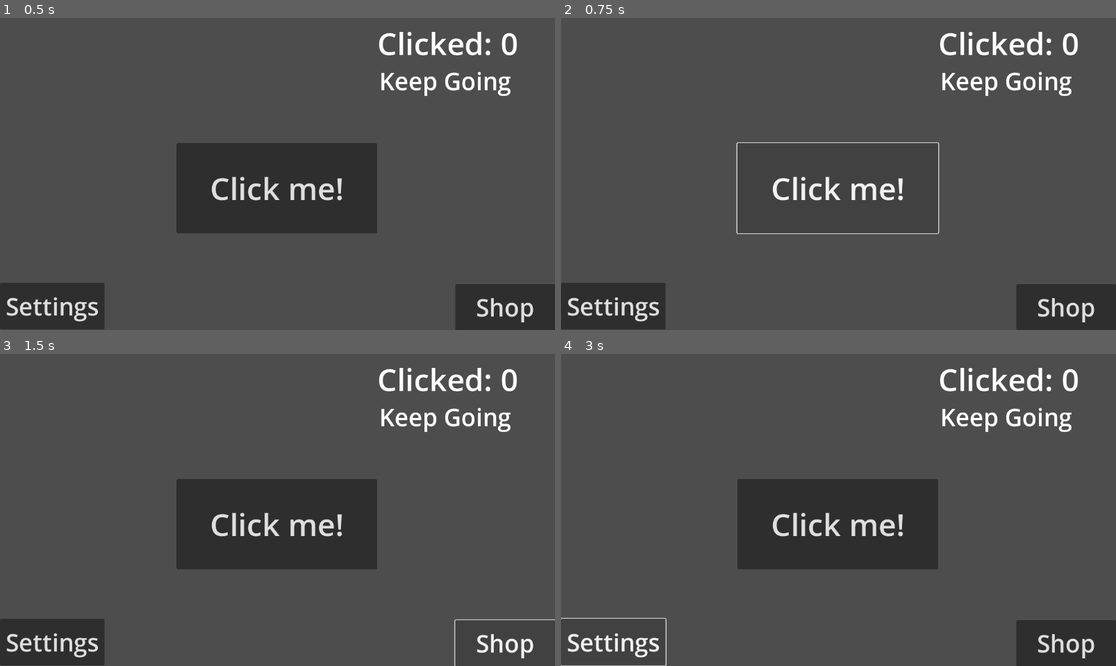
Above: before the commit, frames 1-4 (two rows, left to right).
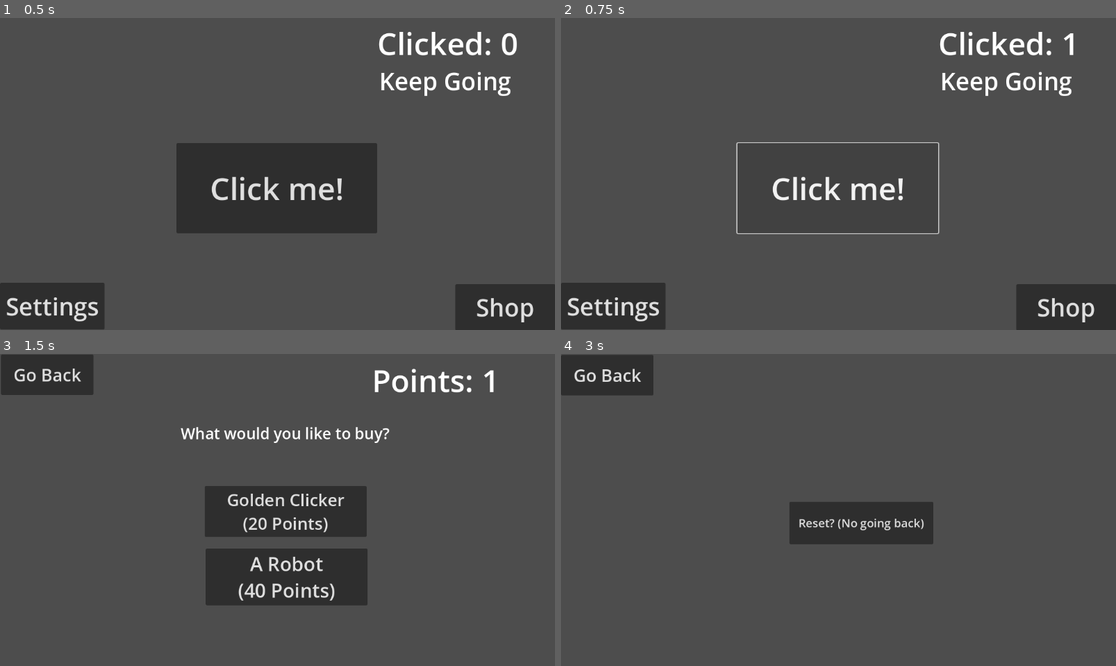
Above: after the commit, the same moments.

Repository: NotTacos2/interface-clicker
Game: Godot game, scene res://control.tscn
The game is run twice, just before and just after one commit, with the same random seed, the same clock (stepped at 60 frames per second) and the same inputs.
Inputs:
- Up to frame 1 (0.5 s): no input
- Up to frame 2 (0.75 s): click "Click me!" at 0.5 s
- Up to frame 3 (1.5 s): click "Shop" at 1.25 s
- Up to frame 4 (3 s): click "Click me!" (after the commit: "Go Back") at 2 s; click "Settings" at 2.75 s

Frame 1 is identical in both runs. In frame 2, 0.1% of the frame differs, in the area x 90-94%, y 4-13%; in frame 3, 16%, in the area x 0-100%, y 0-100%; in frame 4, 14%.
Error before the commit: Parse Error: Used space character for indentation instead of tab as used before in the file. (res://control.gd:15)

Commit message:
today's work

Diff:
--- a/control.gd
+++ b/control.gd
@@ -2,6 +2,8 @@
 var config = ConfigFile.new()
 var amount = 0
 var item = 0
+var robot = 0
+var time = 0
 
 # Called when the node enters the scene tree for the first time.
 func _ready() -> void:
@@ -13,7 +15,9 @@
 	if save == OK:
 		amount = config.get_value("player", "score")
 		item = config.get_value("player", "golditem")
-    if amount >= 100:
+		robot = config.get_value("player", "robot")
+
+	if amount >= 100:
 		$Label3.text = "ooo 100"
 	if amount >= 200:
 		$Label3.text = "200 nice"
@@ -21,10 +25,13 @@
 		$Label3.text = "wow 300"
 	$Label2.text = "Clicked: " + str(amount);
 
+
 func _buttonpressed():
 	amount += 1
 	if item == 1:
 		amount += 1
+	if item == 2:
+		amount += 2
 	$Label2.text = "Clicked: " + str(amount);
 	config.set_value("player", "score", amount)
 	config.save("user://clicker.cfg")
@@ -32,9 +39,8 @@
 		$Label3.text = "ooo 100"
 	if amount == 200:
 		$Label3.text = "200 nice"
-    if amount == 300:
+	if amount == 300:
 		$Label3.text = "wow 300"
-
 func _button2pressed():
 	get_tree().change_scene_to_file("res://shop.tscn")
 
--- a/settings.gd
+++ b/settings.gd
@@ -13,4 +13,5 @@
 func _reset():
 	config.set_value("player", "score", 0)
 	config.set_value("player", "golditem", 0)
+	config.set_value("player", "robot", 0)
 	config.save("user://clicker.cfg")
--- a/shop.gd
+++ b/shop.gd
@@ -3,14 +3,20 @@
 var config = ConfigFile.new()
 var amount = 0
 var newamount = 0
+var item = 0
 
 # Called when the node enters the scene tree for the first time.
 func _ready() -> void:
 	var save = config.load("user://clicker.cfg")
 	if save == OK:
 		amount = config.get_value("player", "score")
+		item = config.get_value("player", "golditem")
+	if item == 1:
+		$Button2.text = "Golden Clicker V2
+		                (40 Points)"
 	$Button.pressed.connect(_goback)
 	$Button2.pressed.connect(_buygolden)
+	$Button3.pressed.connect(_buyrobot)
 	$Label2.text = "Points: " + str(amount)
 
 func _goback():
@@ -20,11 +26,37 @@
 	var save = config.load("user://clicker.cfg")
 	if save == OK:
 		amount = config.get_value("player", "score")
-    if amount < 20:
+		item = config.get_value("player", "golditem")
+	if item == 2:
+		$Button2.text = "You already have too much"
+		return
+	if item == 1 && amount < 40:
 		$Button2.text = "You don't have any money to buy this"
 		return
-	newamount = amount - 20
+	if amount < 20:
+		$Button2.text = "You don't have any money to buy this"
+		return
+	if item == 1:
+		newamount = amount - 40
+	else:
+		newamount = amount - 20
 	config.set_value("player", "score", newamount)
-	config.set_value("player", "golditem", 1)
+	if item == 1:
+		config.set_value("player", "golditem", 2)
+	else:
+		config.set_value("player", "golditem", 1)
 	config.save("user://clicker.cfg")
 	$Label2.text = "Points: " + str(newamount)
+
+func _buyrobot():
+	var save = config.load("user://clicker.cfg")
+	if save == OK:
+		amount = config.get_value("player", "score")
+	if amount < 40:
+		$Button3.text = "You don't have any money to buy this"
+		return
+	newamount = amount - 40
+	config.set_value("player", "score", newamount)
+	config.set_value("player", "robot", 1)
+	config.save("user://clicker.cfg")
+	$Label2.text = "Points: " + str(newamount)
--- a/shop.tscn
+++ b/shop.tscn
@@ -50,3 +50,13 @@
 offset_bottom = 106.0
 theme_override_font_sizes/font_size = 64
 text = "Clicked: 0"
+
+[node name="Button3" type="Button" parent="."]
+layout_mode = 0
+offset_left = 427.0
+offset_top = 404.0
+offset_right = 763.0
+offset_bottom = 511.0
+theme_override_font_sizes/font_size = 40
+text = "A Robot
+(40 Points)"
